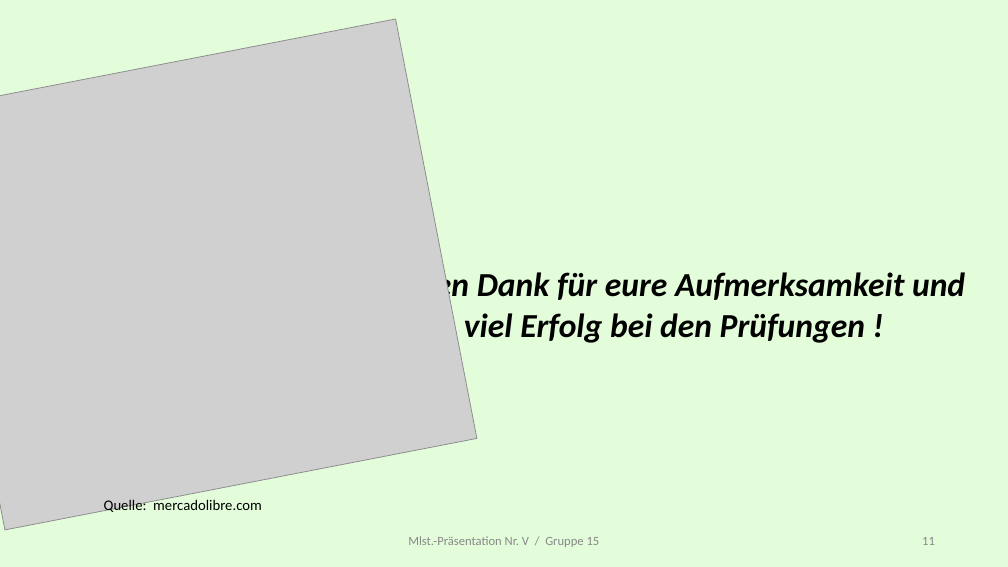
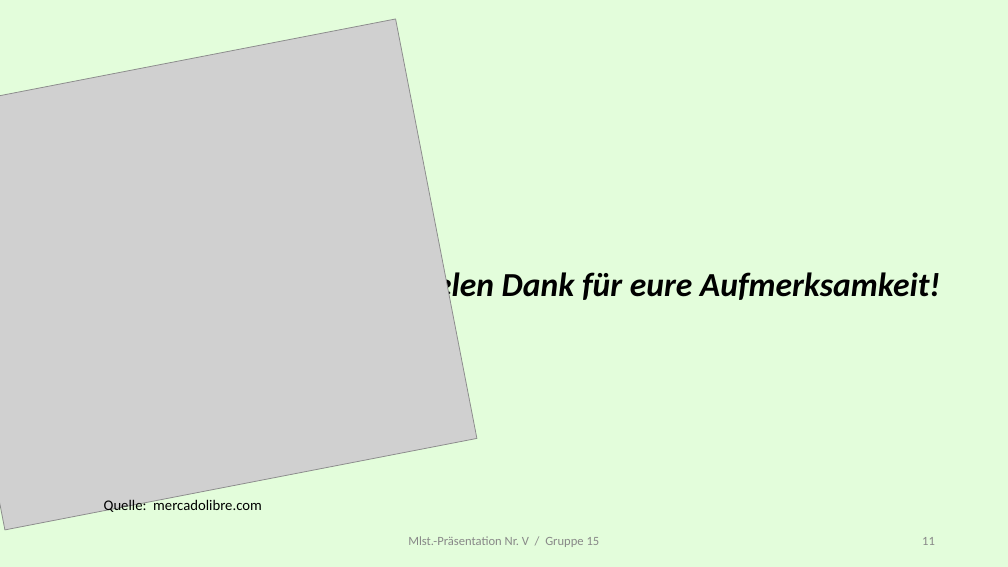
Before and after one commit to gjoyet/skipBo, a slide deck: slide 11 of 00_General/Presentation/MS 5/Presentation_Milestone_v_Master.pptx. Drawn at 1008x567 pixels with LibreOffice and Linux fonts; fonts in the diff are those of the drawing; grey boxes stand for pictures. Boxes give left, top, right and bottom in pixels: in the first picture for what was removed or moved away, otherwise in the second. Text is boxed around its words. In the diff, an @@ line names an element or a change of style, - is before the commit and + after.

```diff
--- a/00_General/Presentation/MS 5/Presentation_Milestone_v_Master.pptx
+++ b/00_General/Presentation/MS 5/Presentation_Milestone_v_Master.pptx
@@ text at (x1=407, y1=269, x2=940, y2=305): text changed @@
-Vielen Dank für eure Aufmerksamkeit und viel Erfolg bei den Prüfungen !
+Vielen Dank für eure Aufmerksamkeit!
```
Also in this commit, not shown: 3 other slides changed, 2 other files.
